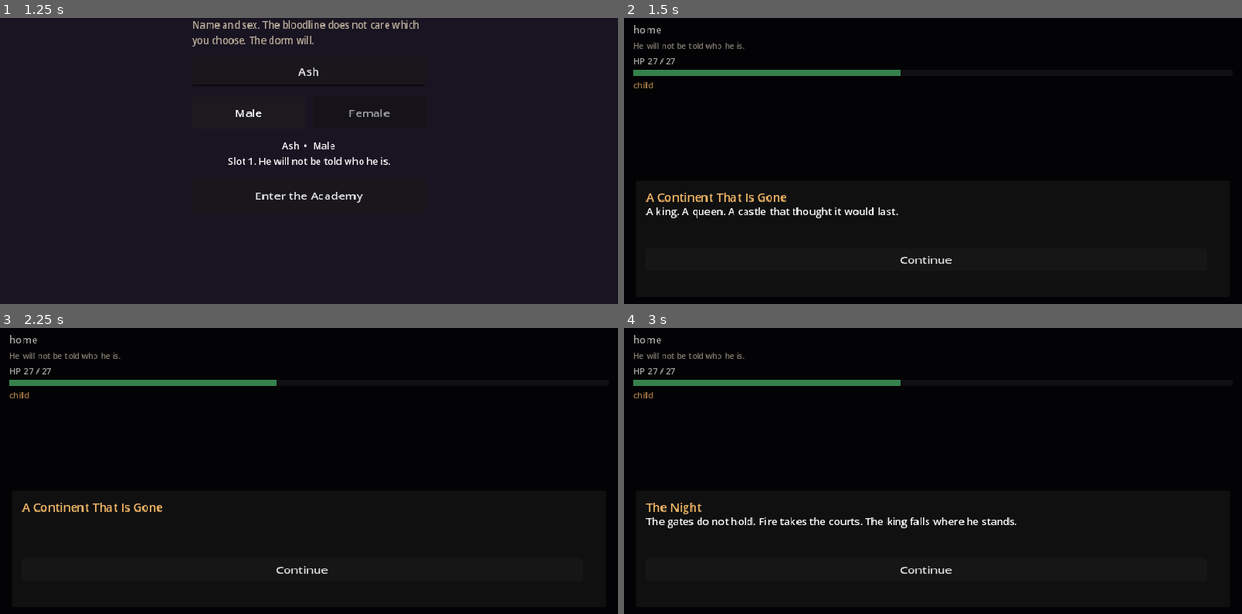
Above: before the commit, frames 1-4 (two rows, left to right).
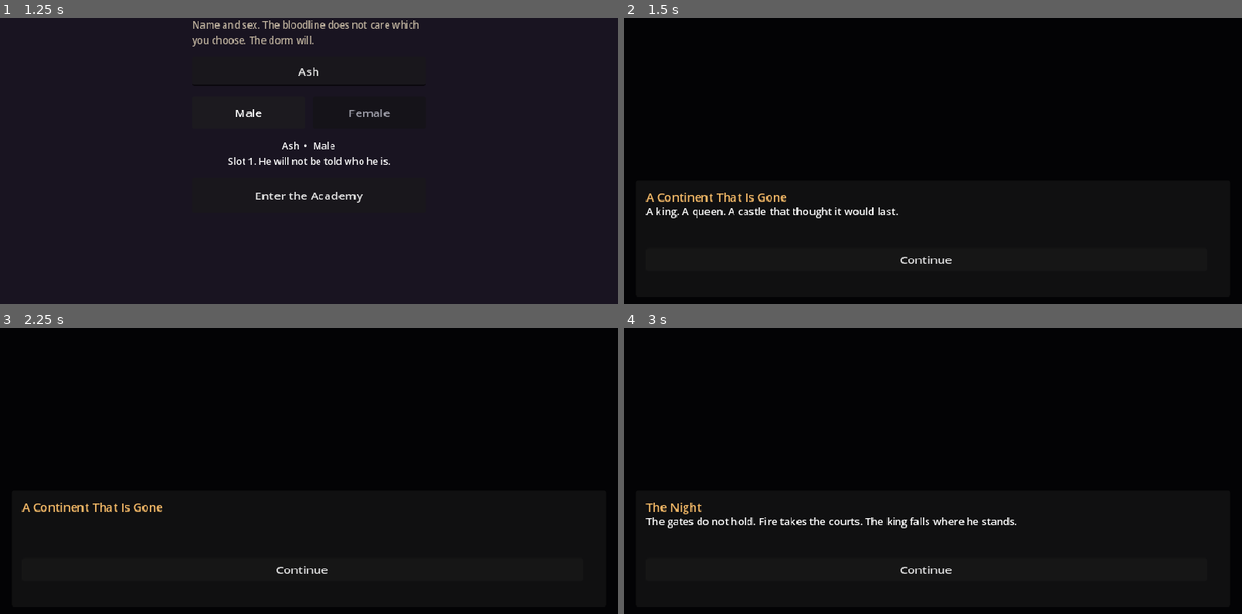
Above: after the commit, the same moments.

Repository: sk7hg824nn-ux/bloodbound-summoner
Game: Godot game, scene res://scenes/boot/Boot.tscn
Two runs of this game, one before a commit and one after it. Both use one fixed random seed, a clock stepped at 60 frames per second and the inputs below.
Inputs:
- Up to frame 1 (1.25 s): click "Slot 1 — empty" at 0.5 s
- Up to frame 2 (1.5 s): click "Enter the Academy" at 1.25 s
- Up to frame 3 (2.25 s): click "Continue" at 2 s
- Up to frame 4 (3 s): click "Continue" at 2.75 s

Frame 1 is identical in both runs. In frame 2, 1.3% of the frame differs, in the area x 1-45%, y 2-25%; in frame 3, 1.3%; in frame 4, 1.3%.

Commit message:
Prologue cutscene uses painted plates, not a black void.

Diff:
--- a/scripts/cinematic/cutscene_director.gd
+++ b/scripts/cinematic/cutscene_director.gd
@@ -2,11 +2,13 @@
 class_name CutsceneDirector
 
 signal finished
+signal plate_changed(id: String)
 var _beats: Array = []
 var _i := 0
 var _playing := false
 var camera: Camera2DDirector
 var stack: LayerStack
+var plate: Sprite2D
 
 func _ready() -> void:
 	EventBus.dialogue_finished.connect(_on_line)
@@ -34,6 +36,12 @@
 	_i += 1
 	var kind := String(beat.get("type", "say"))
 	match kind:
+		"plate":
+			var id := String(beat.get("id", "black"))
+			if plate:
+				plate.texture = OriginArt.tex(id)
+			plate_changed.emit(id)
+			_step()
 		"cam":
 			if camera:
 				camera.set_mode(beat.get("mode", Camera2DDirector.Mode.EXPLORE))
@@ -45,9 +53,7 @@
 			EventBus.toast.emit(String(beat.get("text", "")))
 			_step()
 		_:
-			var speaker := String(beat.get("speaker", ""))
-			var lines: Array = beat.get("lines", [])
-			EventBus.dialogue_requested.emit(speaker, lines, [{"id": "cs_next", "text": "Continue"}])
+			EventBus.dialogue_requested.emit(String(beat.get("speaker", "")), beat.get("lines", []), [{"id": "cs_next", "text": "Continue"}])
 
 func _on_line(choice_id: String) -> void:
 	if not _playing:
--- a/scripts/story/origin_cutscene.gd
+++ b/scripts/story/origin_cutscene.gd
@@ -3,12 +3,18 @@
 
 static func beats(name: String) -> Array:
 	return [
+		{"type": "plate", "id": "castle"},
 		{"type": "say", "speaker": "A Continent That Is Gone", "lines": ["A king. A queen. A castle that thought it would last."]},
+		{"type": "plate", "id": "fire"},
 		{"type": "say", "speaker": "The Night", "lines": ["The gates do not hold. Fire takes the courts. The king falls where he stands."]},
+		{"type": "plate", "id": "road"},
 		{"type": "say", "speaker": "His Mother", "lines": ["She does not stay to name the reason. She runs with what she can carry."]},
+		{"type": "plate", "id": "house"},
 		{"type": "say", "speaker": "A Quiet House", "lines": ["Years. Bread. A creek. A woman who loves him and does not explain the road she took."]},
+		{"type": "plate", "id": "years"},
 		{"type": "say", "speaker": "The Years", "lines": ["He grows. He is called %s. He is not told the rest."]},
 		{"type": "say", "speaker": name, "lines": ["Eighteen. The academy will take anyone who can bleed on a seal."]},
 		{"type": "say", "speaker": "His Mother", "lines": ["Go. Do not look back the way I look back."]},
+		{"type": "plate", "id": "black"},
 		{"type": "say", "speaker": "", "lines": ["—"]},
 	]
--- a/scripts/ui/hud.gd
+++ b/scripts/ui/hud.gd
@@ -22,6 +22,7 @@
 	toast_label.modulate.a = 0.0
 	EventBus.toast.connect(show_toast)
 	EventBus.dialogue_requested.connect(open_dialogue)
+	EventBus.location_changed.connect(func(_id): refresh())
 	Campaign.objective_changed.connect(func(t): obj_label.text = t)
 	refresh()
 
@@ -38,6 +39,9 @@
 	loc_label.text = GameState.location
 	bond_label.text = GameState.era
 	obj_label.text = Campaign.objective
+	var top := $Root/Top
+	if top:
+		top.visible = GameState.era != "memory"
 
 func show_toast(message: String) -> void:
 	toast_label.text = message
--- /dev/null
+++ b/scripts/world/origin_art.gd
@@ -0,0 +1,35 @@
+extends RefCounted
+class_name OriginArt
+
+static func tex(kind: String) -> Texture2D:
+	var img := Image.create(844, 390, false, Image.FORMAT_RGBA8)
+	match kind:
+		"castle":
+			img.fill(Color(0.07, 0.08, 0.16))
+			img.fill_rect(Rect2i(0, 260, 844, 130), Color(0.10, 0.11, 0.14))
+			img.fill_rect(Rect2i(280, 90, 280, 200), Color(0.16, 0.14, 0.18))
+			img.fill_rect(Rect2i(390, 40, 60, 60), Color(0.18, 0.16, 0.20))
+			img.fill_rect(Rect2i(330, 140, 18, 28), Color(0.72, 0.55, 0.22))
+			img.fill_rect(Rect2i(490, 140, 18, 28), Color(0.72, 0.55, 0.22))
+		"fire":
+			img.fill(Color(0.12, 0.04, 0.03))
+			img.fill_rect(Rect2i(0, 220, 844, 170), Color(0.18, 0.06, 0.04))
+			img.fill_rect(Rect2i(200, 80, 420, 180), Color(0.55, 0.18, 0.06))
+			img.fill_rect(Rect2i(300, 40, 220, 90), Color(0.72, 0.32, 0.08))
+		"road":
+			img.fill(Color(0.06, 0.07, 0.10))
+			img.fill_rect(Rect2i(0, 240, 844, 150), Color(0.14, 0.12, 0.10))
+			img.fill_rect(Rect2i(360, 240, 80, 150), Color(0.18, 0.15, 0.12))
+		"house":
+			img.fill(Color(0.22, 0.28, 0.34))
+			img.fill_rect(Rect2i(0, 250, 844, 140), Color(0.20, 0.32, 0.18))
+			img.fill_rect(Rect2i(320, 160, 200, 120), Color(0.36, 0.28, 0.20))
+			img.fill_rect(Rect2i(300, 130, 240, 40), Color(0.28, 0.16, 0.12))
+		"years":
+			img.fill(Color(0.14, 0.16, 0.18))
+			img.fill_rect(Rect2i(0, 200, 844, 190), Color(0.16, 0.22, 0.16))
+		"black":
+			img.fill(Color(0.02, 0.02, 0.03))
+		_:
+			img.fill(Color(0.04, 0.04, 0.06))
+	return ImageTexture.create_from_image(img)
--- a/scripts/world/prologue_runner.gd
+++ b/scripts/world/prologue_runner.gd
@@ -2,10 +2,16 @@
 
 func _ready() -> void:
 	GameState.era = "memory"
-	GameState.location = "before"
-	Campaign.chapter_id = "pro0_memory"
+	GameState.change_location("before")
 	Campaign.set_objective("He will not be told who he is.")
+	var plate := Sprite2D.new()
+	plate.centered = false
+	plate.position = Vector2.ZERO
+	plate.texture = OriginArt.tex("castle")
+	add_child(plate)
+	move_child(plate, 0)
 	var cut := CutsceneDirector.new()
+	cut.plate = plate
 	add_child(cut)
 	cut.finished.connect(_to_academy)
 	cut.play(OriginCutscene.beats(GameState.player_name))
@@ -13,6 +19,6 @@
 func _to_academy() -> void:
 	GameState.set_flag("prologue_done")
 	GameState.era = "academy"
-	GameState.location = "hall"
+	GameState.change_location("hall")
 	SaveSystem.write()
 	get_tree().change_scene_to_file("res://scenes/world/Academy.tscn")
